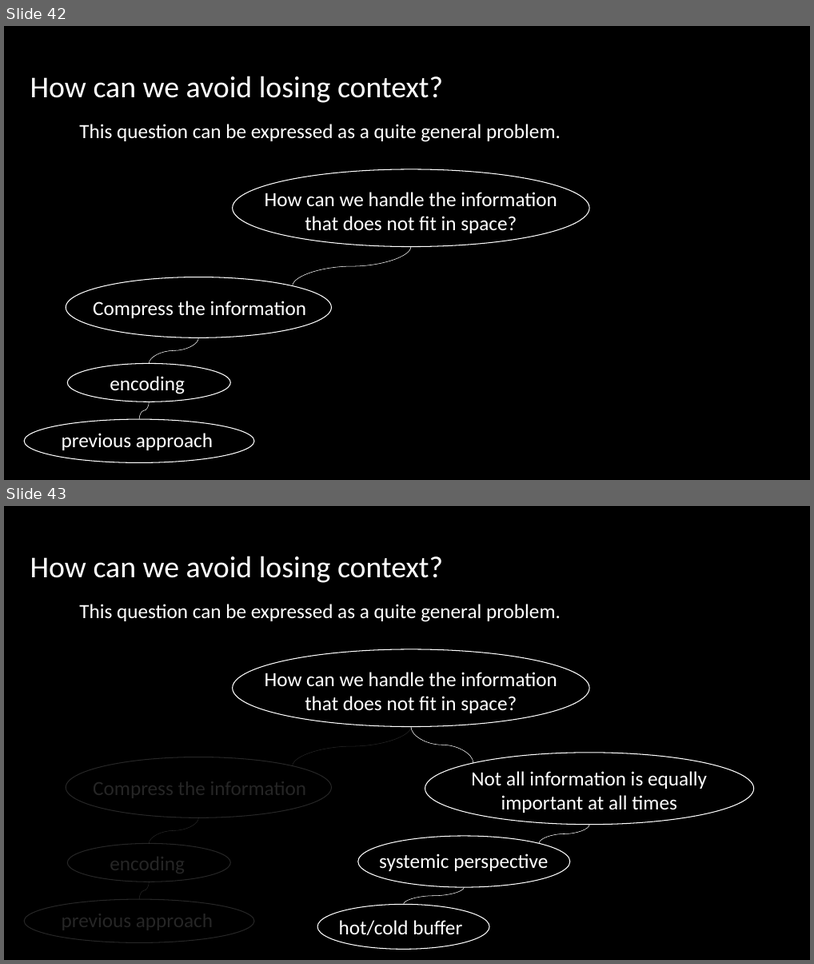
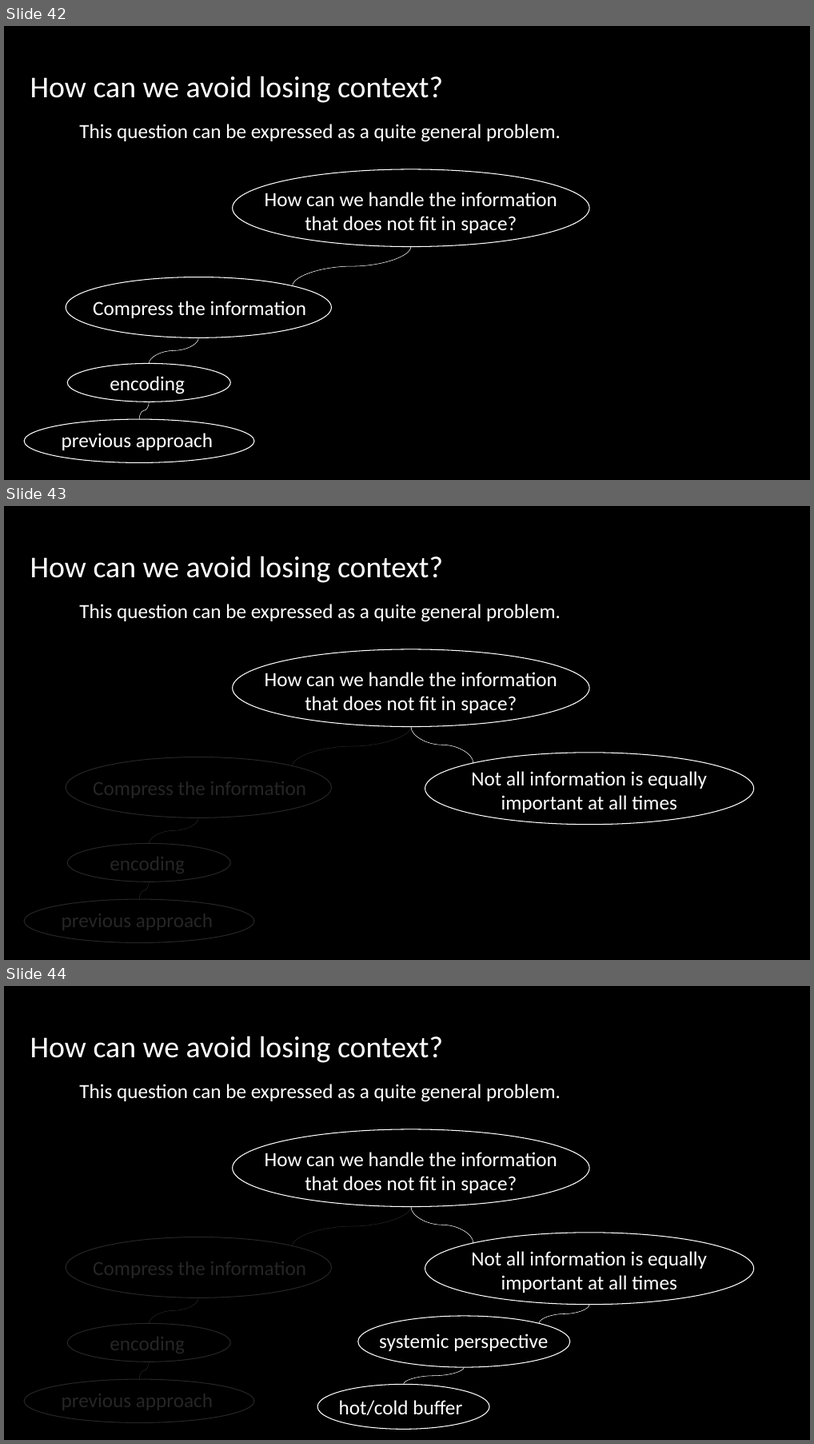
Before and after one commit to minseok127/paper_reviews, a slide deck: deep_learning/Neural Machine Translation with Attention.pptx. Shown one above the other, each under a label of ours: slides 42 and 43 before the commit, slides 42, 43 and 44 after it. The pictures are 814x964 and 814x1444 pixels, drawn with LibreOffice and Linux fonts; fonts in the diff are those of the drawing. Boxes give left, top, right and bottom in pixels: in the first picture for what was removed or moved away, otherwise in the second. Text is boxed around its words. In the diff, an @@ line names an element or a change of style, - is before the commit and + after.

```diff
--- a/deep_learning/Neural Machine Translation with Attention.pptx
+++ b/deep_learning/Neural Machine Translation with Attention.pptx
@@ slide 43 added at box(4, 506, 810, 960), background #000000 @@
@@ text added at box(30, 556, 443, 583), 36 pt, text #FFFFFF @@
+How can we avoid losing context?
@@ text added at box(79, 604, 561, 622), 24 pt, text #FFFFFF @@
+This question can be expressed as a quite general problem.
@@ ellipse added at box(233, 649, 590, 727), outline #FFFFFF 1 pt @@
@@ text added at box(265, 672, 558, 713), 24 pt, text #FFFFFF @@
+How can we handle the information that does not fit in space?
@@ curved line added from (411, 727) to (293, 765), #FFFFFF 0.5 pt @@
@@ curved line added from (411, 727) to (474, 763), #FFFFFF 0.5 pt @@
@@ ellipse added at box(66, 757, 331, 817), outline #FFFFFF 1 pt @@
@@ ellipse added at box(426, 752, 754, 824), outline #FFFFFF 1 pt @@
@@ text added at box(93, 776, 307, 801), 24 pt, text #FFFFFF at 15% opacity @@
+Compress the information
@@ text added at box(471, 771, 707, 812), 24 pt, text #FFFFFF @@
+Not all information is equally important at all times
@@ curved line added from (198, 817) to (149, 843), #FFFFFF 0.5 pt @@
@@ ellipse added at box(67, 843, 231, 881), outline #FFFFFF 1 pt @@
@@ text added at box(110, 851, 185, 876), 24 pt, text #FFFFFF at 15% opacity @@
+encoding
@@ curved line added from (149, 882) to (139, 900), #FFFFFF 0.5 pt @@
@@ ellipse added at box(24, 900, 254, 943), outline #FFFFFF 1 pt @@
@@ text added at box(62, 908, 213, 933), 24 pt, text #FFFFFF at 15% opacity @@
+previous approach
@@ what was slide 43 is now slide 44 @@
```
Also in this commit, not shown: 3 slides changed, 1 other slide added.
